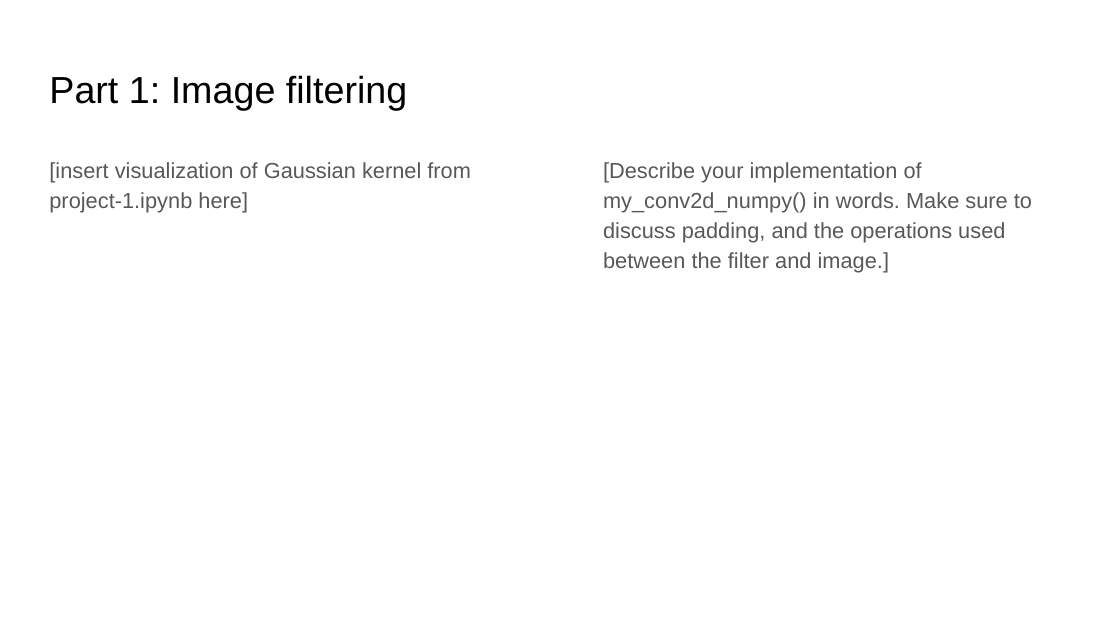
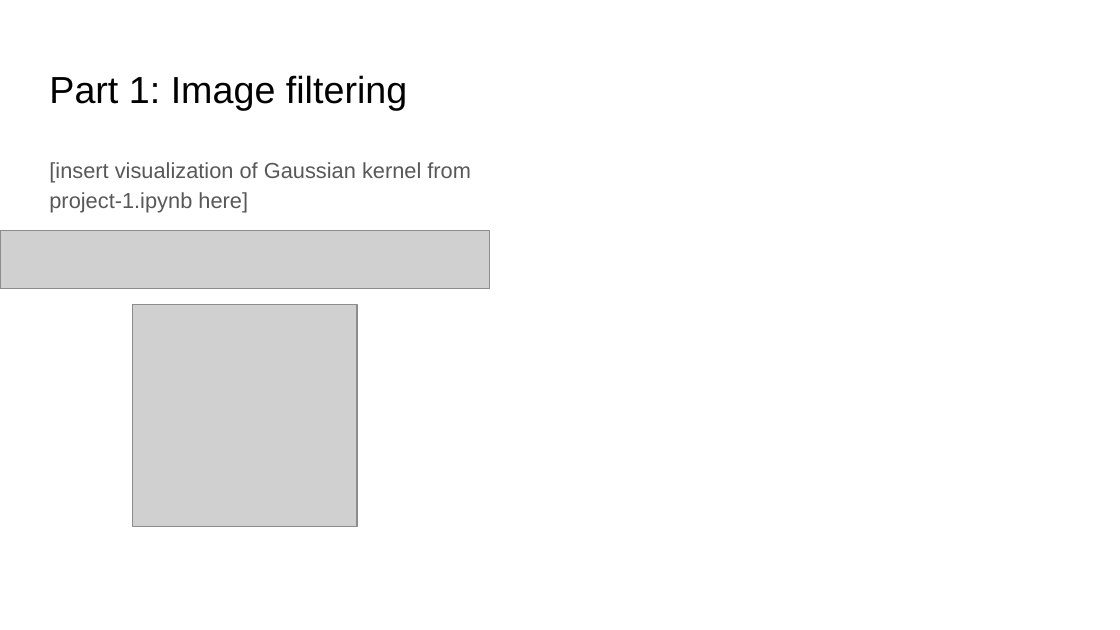
Before and after one commit to ShuvoNewaz/CS-6476-Projects-Fall2022, a slide deck: slide 2 of docs/report.pptx. Drawn at 1120x630 pixels with LibreOffice and Linux fonts; fonts in the diff are those of the drawing; grey boxes stand for pictures. Boxes give left, top, right and bottom in pixels: in the first picture for what was removed or moved away, otherwise in the second. Text is boxed around its words. In the diff, an @@ line names an element or a change of style, - is before the commit and + after.

```diff
--- a/docs/report.pptx
+++ b/docs/report.pptx
@@ text removed at (x1=603, y1=162, x2=1032, y2=272) @@
-[Describe your implementation of my_conv2d_numpy() in words. Make sure to discuss padding, and the operations used between the filter and image.]
@@ picture added at (x1=0, y1=231, x2=489, y2=289) @@
@@ picture added at (x1=133, y1=305, x2=357, y2=526) @@
```
Also in this commit, not shown: 20 other slides changed, 17 other files.
